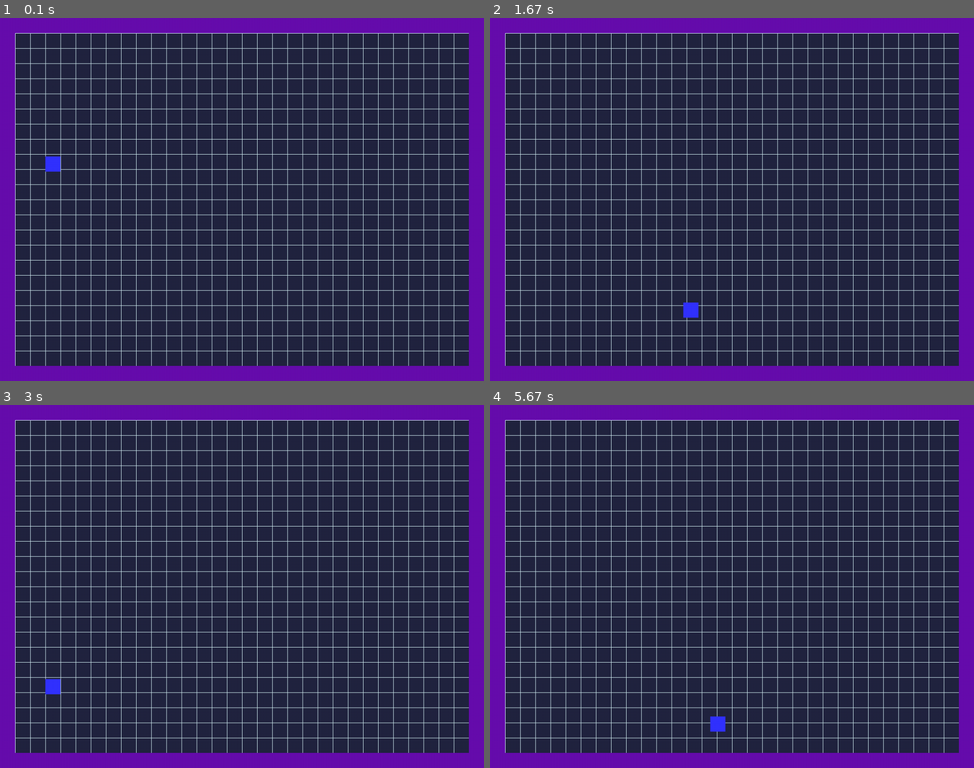
Above: before the commit, frames 1-4 (two rows, left to right).
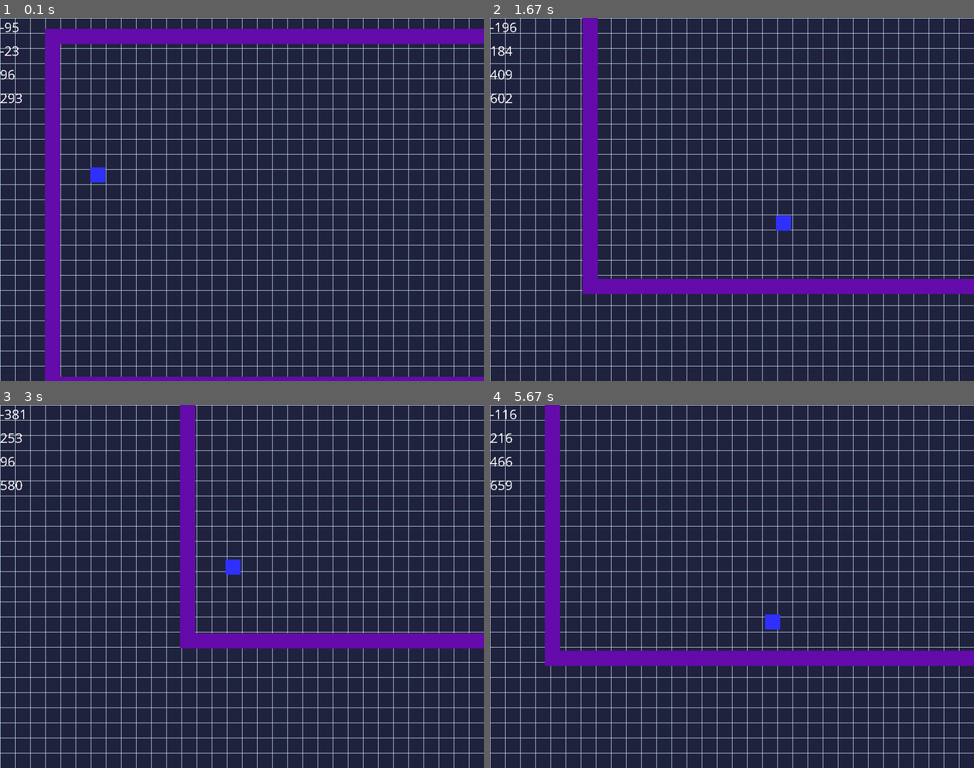
Above: after the commit, the same moments.

Repository: ArthurC13/A-Level-Project-Arthur-Chen
Game: pygame game, started from A level Project.py
Two runs of this game, one before a commit and one after it. Both use one fixed random seed, a clock stepped at 60 frames per second and the inputs below.
Inputs:
- Up to frame 1 (0.1 s): no input
- Up to frame 2 (1.67 s): hold Right 0.33-0.8 s; hold Up 0.83-1.13 s; hold Right 1.17-1.63 s
- Up to frame 3 (3 s): hold Left 1.67-2.2 s; hold Left 2.23-2.63 s; hold Up from 2.67 s (still down)
- Up to frame 4 (5.67 s): release Up at 3.03 s; hold Right 3.07-3.7 s; hold Left 3.73-4.2 s; hold Right 4.23-4.7 s; hold Up 4.73-5.03 s; hold Right 5.07-5.53 s; hold Left from 5.57 s (still down)

The runs differ from the first frame. In frame 1, 18% of the frame differs, in the area x 0-100%, y 0-100%; in frame 2, 20%; in frame 3, 19%; in frame 4, 20%.

Commit message:
added camera v2 (smooth camera)

Diff:
--- a/A level Project.py
+++ b/A level Project.py
@@ -118,12 +118,14 @@
         self.tileheight = len(self.maplist)
         self.width = self.tilewidth * TILESIZE
         self.height = self.tileheight * TILESIZE
-
+'''
 class Camera():
     def __init__(self, width, height):
         self.camera = pygame.Rect(0, 0, width, height)
         self.width = width
         self.height = height
+        self.x = 0
+        self.y = 0
 
     def apply(self, entity):
         return entity.rect.move(self.camera.topleft)
@@ -137,6 +139,19 @@
         x = max(-(self.width - WIDTH), x)
         y = max(-(self.height - HEIGHT), y)
         self.camera = pygame.Rect(x, y, self.width, self.height)
+'''
+class Camera():
+    def __init__(self):
+        self.x = 0
+        self.y = 0
+
+    def apply(self, entity):
+        return entity.rect.move(-self.x, -self.y)
+
+    def update(self, target):
+        self.x += (target.rect.x - self.x - WIDTH//2)//20
+        self.y += (target.rect.y - self.y - HEIGHT//2)//20
+
 
 # -- Main Game Class
 class Game():
@@ -147,6 +162,7 @@
         pygame.display.set_caption(GAMETITLE)
         self.clock = pygame.time.Clock()
         pygame.key.set_repeat(100, 50)
+        self.myfont = pygame.font.SysFont('Comic Sans MS', 30)
 
     def sprite_group_reset(self):
         self.all_sprites_group = pygame.sprite.Group()
@@ -157,7 +173,8 @@
         self.sprite_group_reset()
         self.level = 1
         self.load_map(self.level)
-        self.camera = Camera(self.map.width, self.map.height)
+        #self.camera = Camera(self.map.width, self.map.height)
+        self.camera = Camera()
 
     def load_map(self, level):
         self.map = Map('maps/map'+str(level)+'.txt')
@@ -198,11 +215,20 @@
         self.all_sprites_group.update()
         self.camera.update(self.player)
 
+    def blit_texts(self, texts, colour, x, y, y_intervals, font):
+        textlist = texts.split('\n')
+        counter = 0
+        for line in textlist:
+            self.screen.blit(font.render(line, False, colour), (x, y + (y_intervals*counter)))
+            counter += 1
+
     def draw(self):
         self.screen.fill(BGCOLOUR)
         self.show_grid_lines()
         for i in self.all_sprites_group:
             self.screen.blit(i.image, self.camera.apply(i))
+        string = str(self.camera.x) + '\n' + str(self.camera.y) + '\n' + str(self.player.rect.x) + '\n' + str(self.player.rect.y)
+        self.blit_texts(string, WHITE, 0, 0, 50, self.myfont)
         pygame.display.flip()
 
     def show_grid_lines(self):
